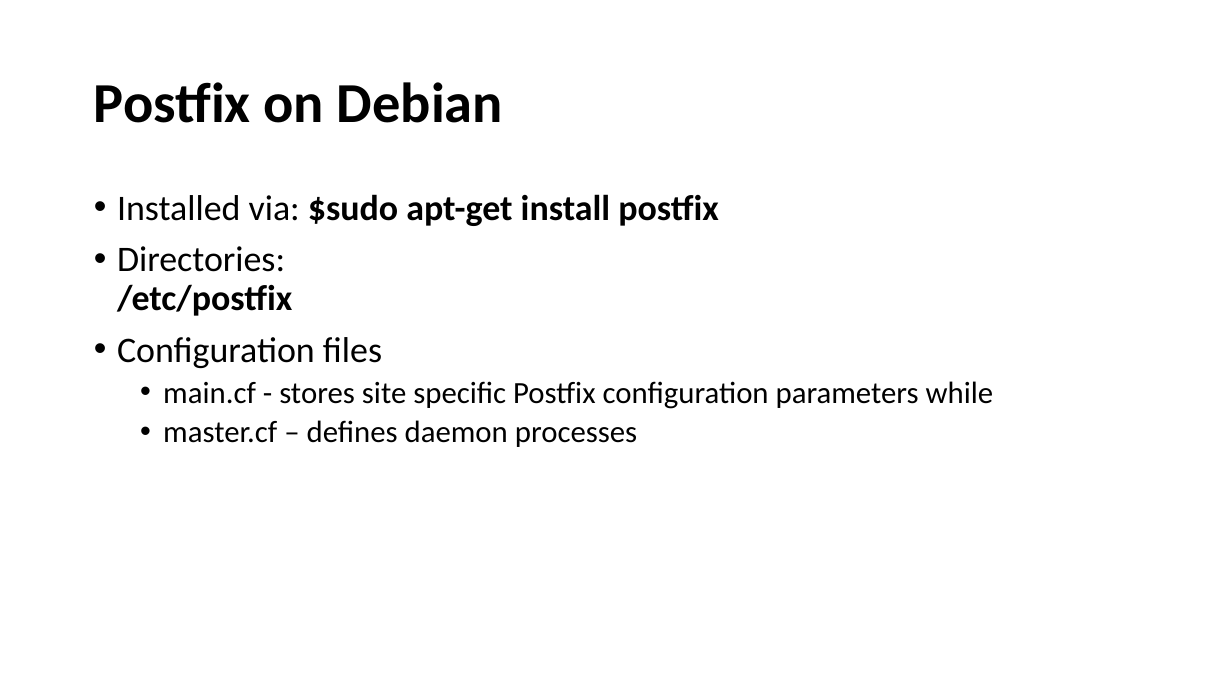
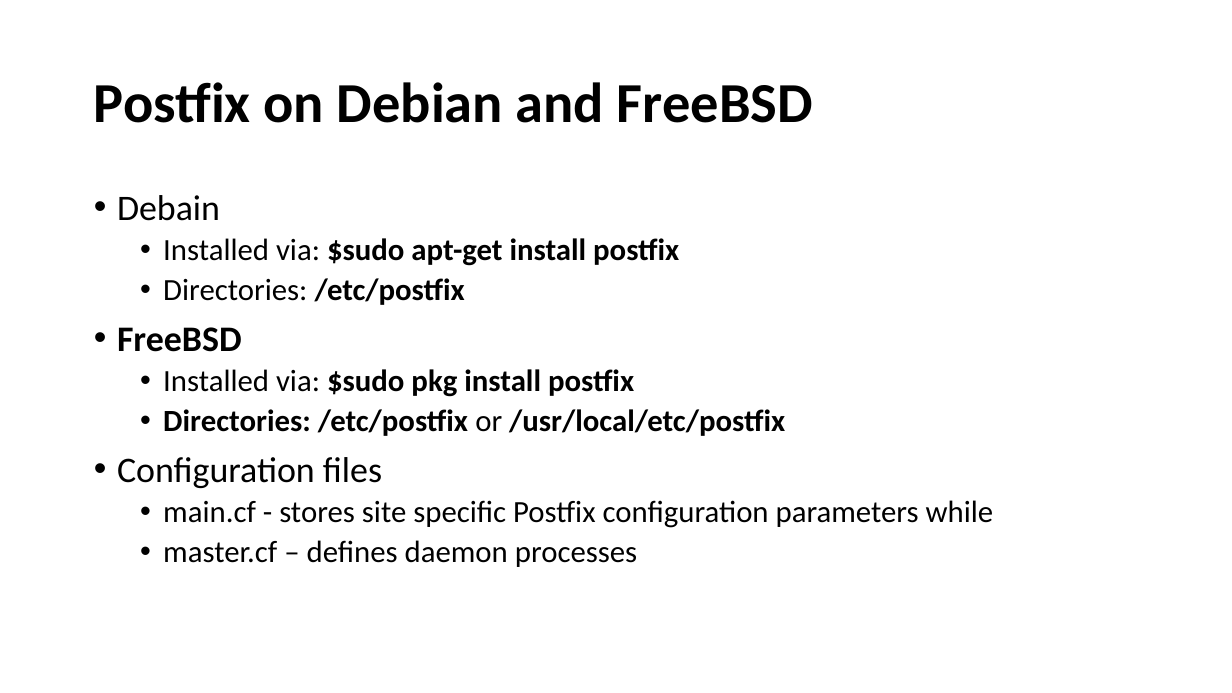
Before and after one commit to afnog/sse, a slide deck: slide 11 of postfix/postfix_preso.pptx (slide 5 before the commit). Drawn at 1232x693 pixels with LibreOffice and Linux fonts; fonts in the diff are those of the drawing. Boxes give left, top, right and bottom in pixels: in the first picture for what was removed or moved away, otherwise in the second. Text is boxed around its words. In the diff, an @@ line names an element or a change of style, - is before the commit and + after.

```diff
--- a/postfix/postfix_preso.pptx
+++ b/postfix/postfix_preso.pptx
@@ title at [94,82,813,123]: text changed @@
-Postfix on Debian
+Postfix on Debian and FreeBSD
@@ text at [117,195,220,221]: paragraph added @@
+• Debain
@@ text at [163,238,679,305]: size 28 to 24 pt in "Installed via: $sudo apt-get install postfix", "Directories: /etc/postfix"; list level 1 to 2 in "Installed via: $sudo apt-get install ..."; list level 1 to 2 in "Directories: /etc/postfix" @@
@@ text at [117,327,785,436]: paragraphs added @@
+• FreeBSD
+  • Installed via: $sudo pkg install postfix
+  • Directories: /etc/postfix or /usr/local/etc/postfix
```
Also in this commit, not shown: 5 other slides changed, 6 slides added, 3 other files.
